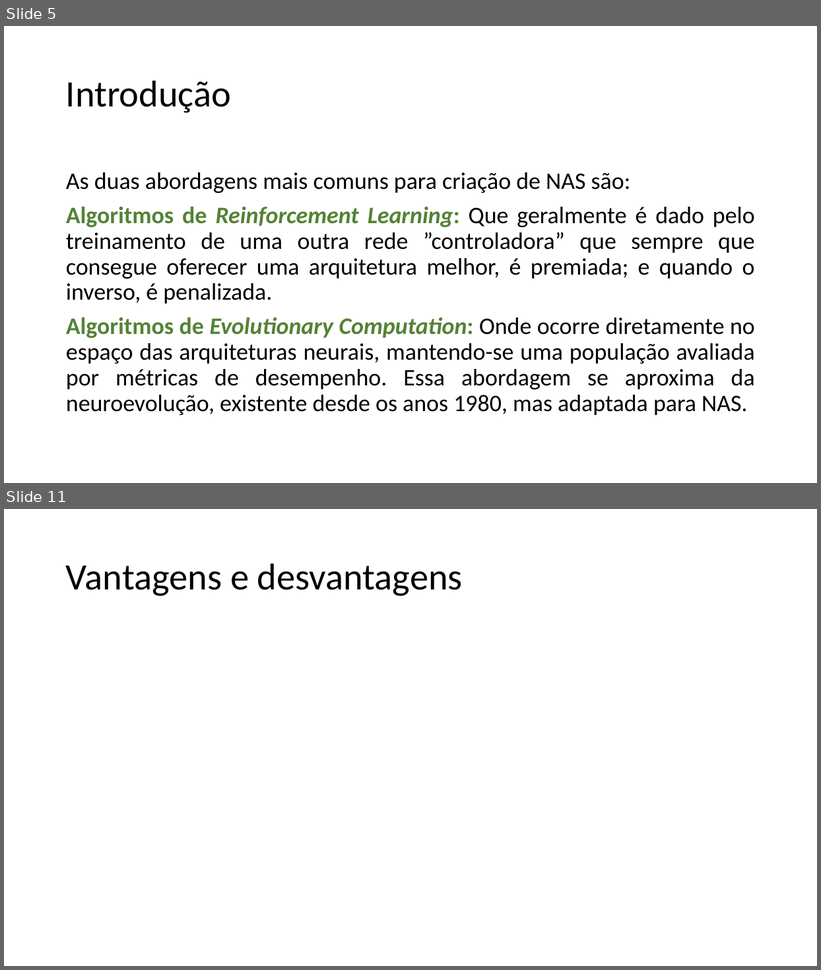
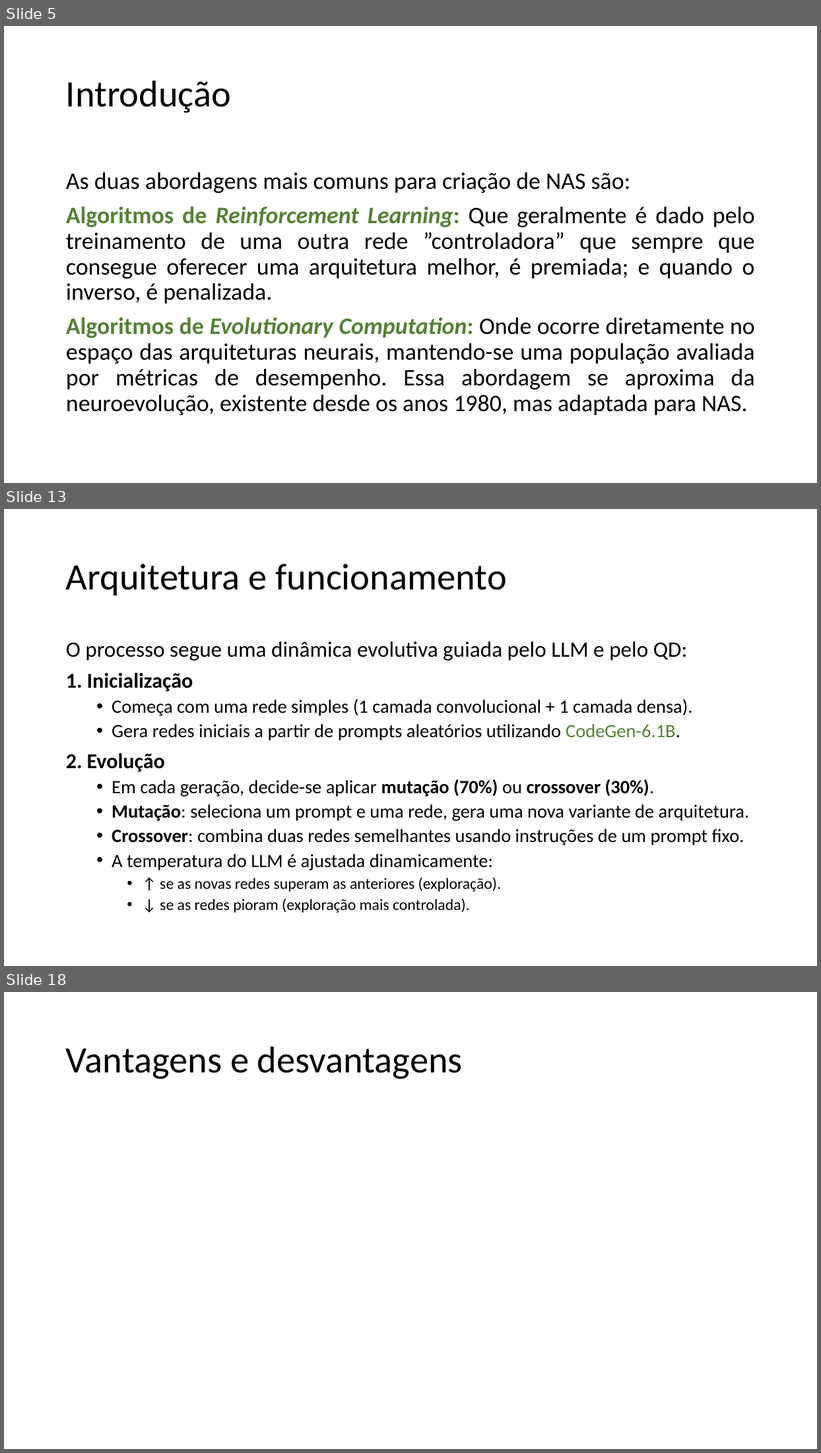
Before and after one commit to guerrato/guerrato_967_tp558, a slide deck: seminarios/TP558_LLM_QD.pptx. Shown one above the other, each under a label of ours: slides 5 and 11 before the commit, slides 5, 13 and 18 after it; the slides between them are not shown. The pictures are 821x970 and 821x1453 pixels, drawn with LibreOffice and Linux fonts; fonts in the diff are those of the drawing. Boxes give left, top, right and bottom in pixels: in the first picture for what was removed or moved away, otherwise in the second. Text is boxed around its words. In the diff, an @@ line names an element or a change of style, - is before the commit and + after.

Commit message:
Preparing slides - Fundamentação, Arquitetura e treinamento

```diff
--- a/seminarios/TP558_LLM_QD.pptx
+++ b/seminarios/TP558_LLM_QD.pptx
@@ slide 13 added at box(4, 509, 817, 966), background #FFFFFF @@
@@ title added at box(66, 564, 507, 595), 44 pt, text #000000 @@
+Arquitetura e funcionamento
@@ text added at box(66, 642, 750, 913), 22.2 pt, text #000000 @@
+O processo segue uma dinâmica evolutiva guiada pelo LLM e pelo QD:
+1. Inicialização
+  • Começa com uma rede simples (1 camada convolucional + 1 camada densa).
+  • Gera redes iniciais a partir de prompts aleatórios utilizando CodeGen-6.1B.
+2. Evolução
+  • Em cada geração, decide-se aplicar mutação (70%) ou crossover (30%).
+  • Mutação: seleciona um prompt e uma rede, gera uma nova variante de arquitetura.
+  • Crossover: combina duas redes semelhantes usando instruções de um prompt fixo.
+  • A temperatura do LLM é ajustada dinamicamente:
+    • ↑ se as novas redes superam as anteriores (exploração).
+    • ↓ se as redes pioram (exploração mais controlada).
@@ what was slide 11 is now slide 18 @@
```
Also in this commit, not shown: 4 slides changed, 7 other slides added, 1 slide removed.
